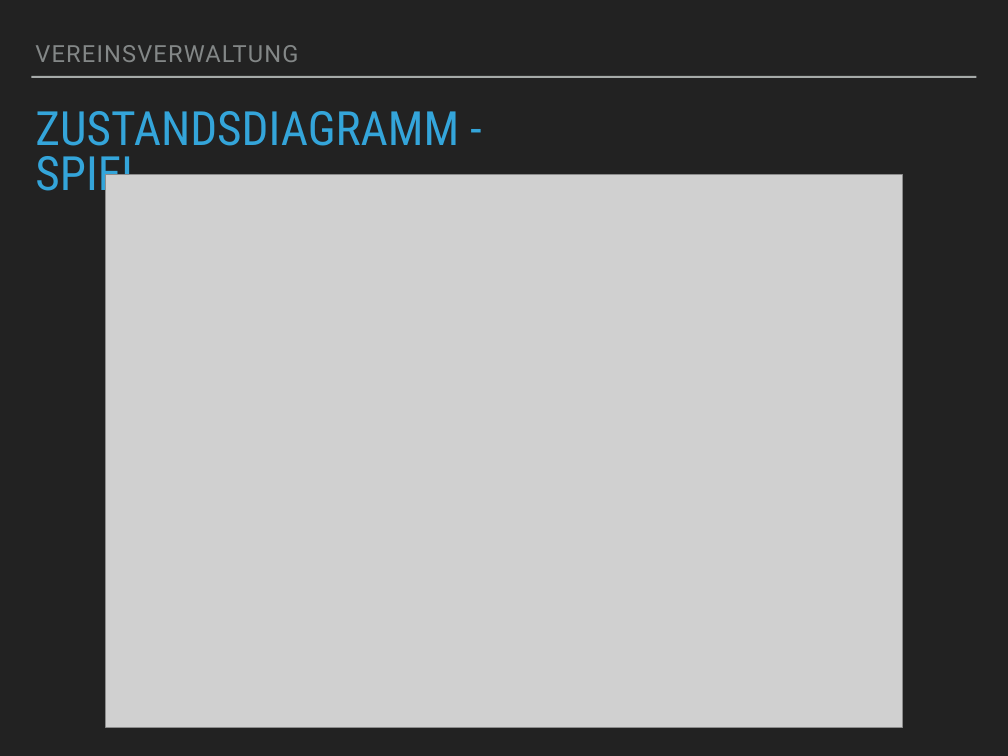
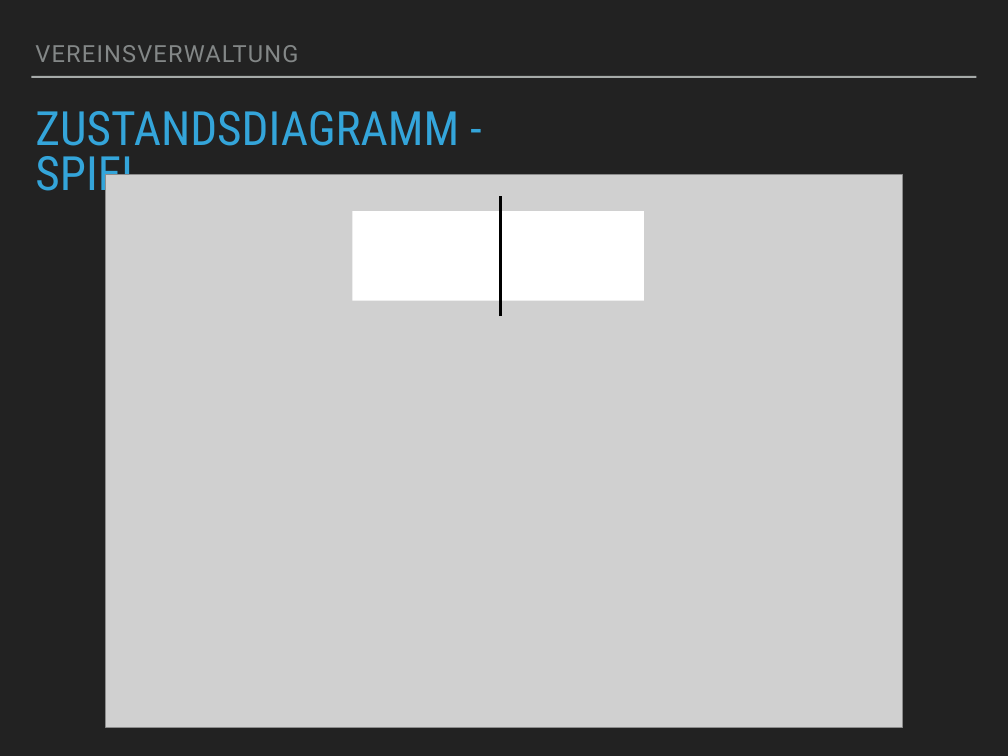
Before and after one commit to MrSnack/Vereinsverwaltung, a slide deck: slide 8 of Vereinsverwaltung.pptx. Drawn at 1008x756 pixels with LibreOffice and Linux fonts; fonts in the diff are those of the drawing; grey boxes stand for pictures. Boxes give left, top, right and bottom in pixels: in the first picture for what was removed or moved away, otherwise in the second. Text is boxed around its words. In the diff, an @@ line names an element or a change of style, - is before the commit and + after.

```diff
--- a/Vereinsverwaltung.pptx
+++ b/Vereinsverwaltung.pptx
@@ line added from (500, 316) to (500, 196), #000000 3 pt @@
@@ rectangle added at (352, 211, 644, 301), fill #FFFFFF @@
```
Also in this commit, not shown: 2 other slides changed.
